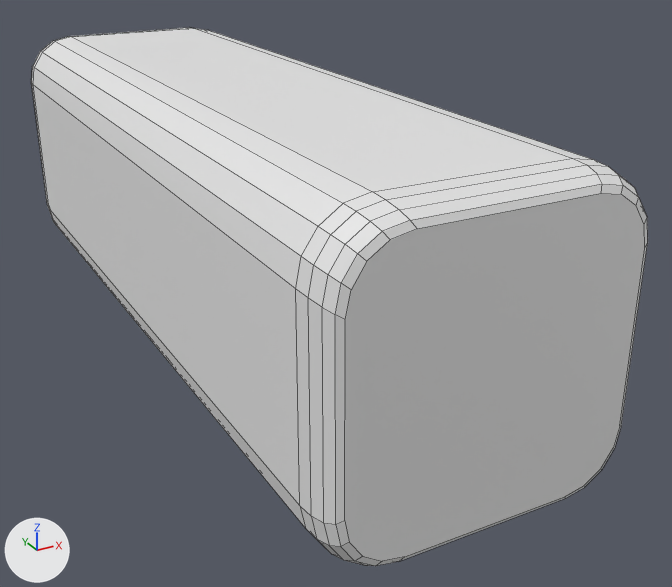
The Blender file Assets/Models/3x1.blend, before and after one commit.
Rendered twice from a 50 mm lens placed at (-2.72, -6.23, 2.29), pointed at (0.42, -0.51, -0.57). The lights are fixed; the arrows at lower left show +X, +Y and +Z. Mesh edges are drawn as thin lines.
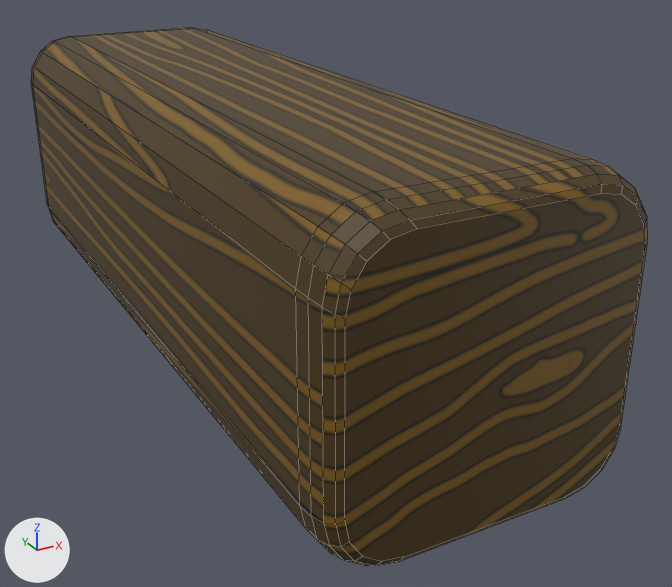
Changed parts and their boxes [x1, y1, x2, y2] in the pictures (672 x 587 px):
'Cube', recoloured (white to brown)
    both: [31, 28, 648, 566]

The change, as a diff of the scene's bpy script:
```diff
--- a/Assets/Models/3x1.blend.py
+++ b/Assets/Models/3x1.blend.py
@@ img_3x1_png @@
+img_3x1_png = load_image('3x1.png', 'Materials/3x1.png', 1024, 1024, 'sRGB')
@@ mat_3x1_png @@
+mat_3x1_png = principled_material('3x1.png')
+mat_3x1_png.texture = img_3x1_png
@@ me_cube_001 @@
 me_cube_001.from_pydata(...)  # 200 vertices, 182 faces; spans x -1.0..1.0, y -1.0..1.0, z -1.0..1.0
+me_cube_001.materials.append(mat_3x1_png)  # picture img_3x1_png
```
